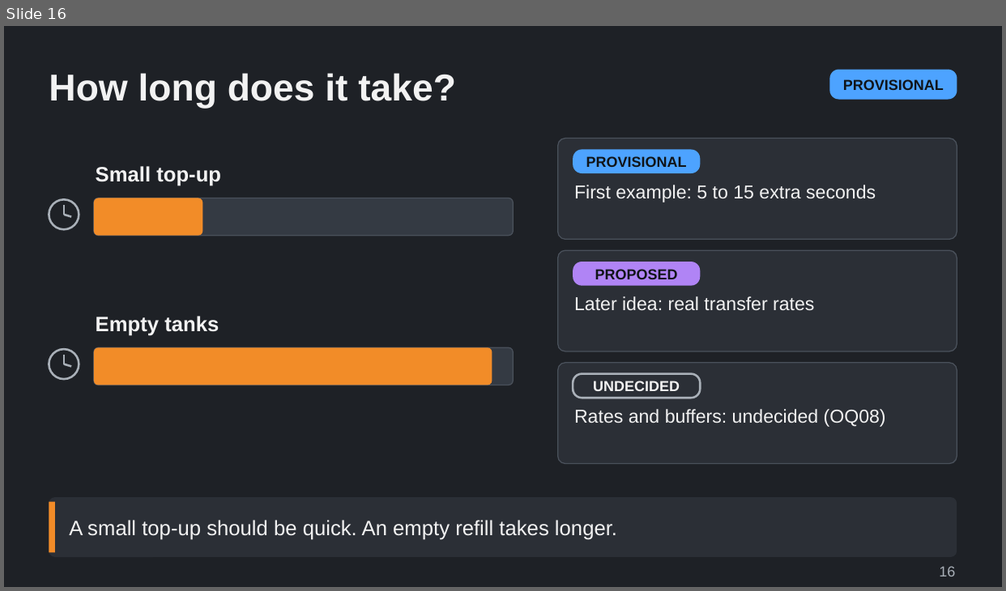
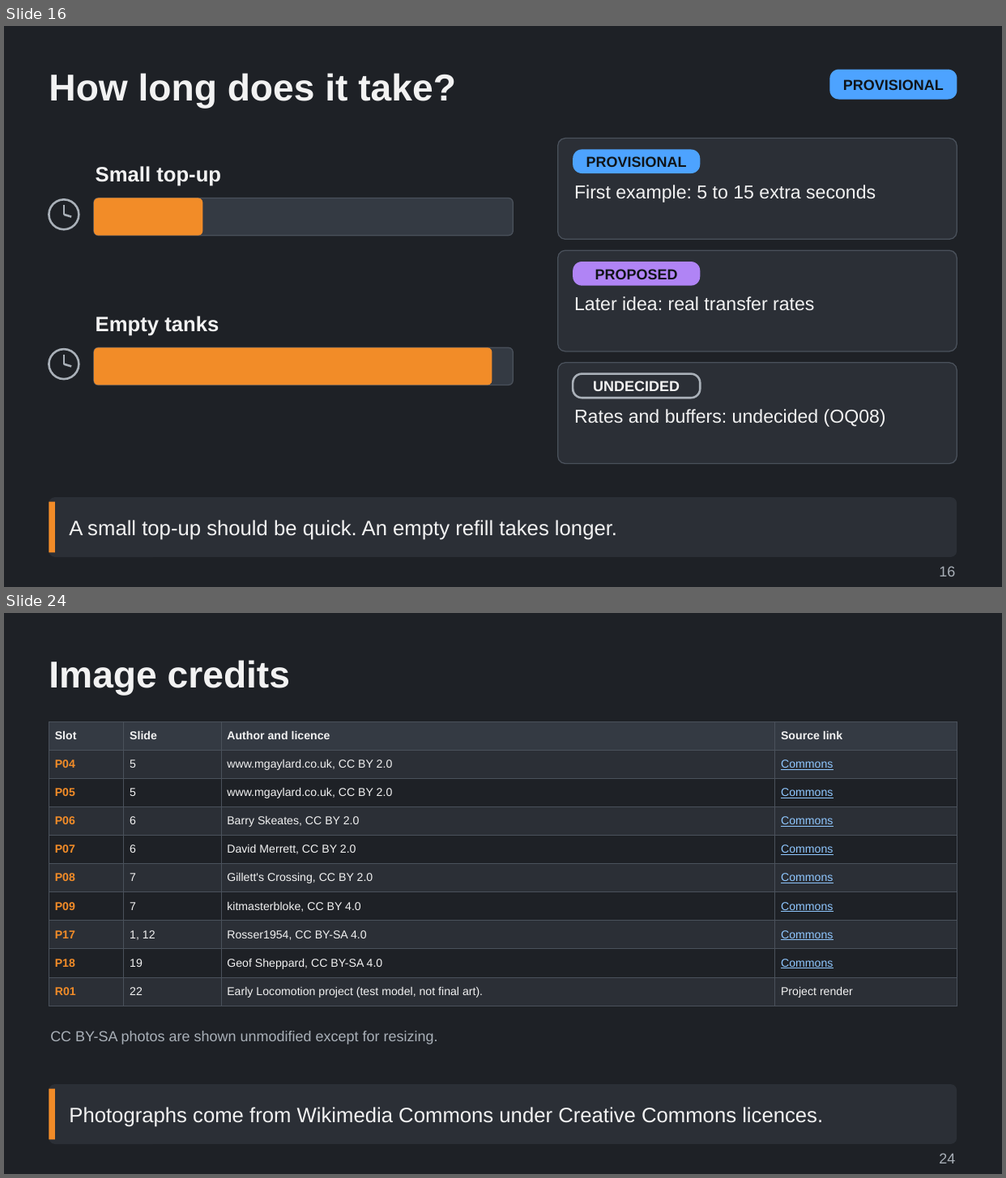
Before and after one commit to Tarenkookoo/Satisfactory---Early-Locomotion, a slide deck: Reporting/Claude Presents/Deck3_Servicing/Coal_Water_and_Servicing_Explained.pptx. Shown one above the other, each under a label of ours: slide 16 before the commit, slides 16 and 24 after it; the slides between them are not shown. The pictures are 1006x591 and 1006x1178 pixels, drawn with LibreOffice and Linux fonts; fonts in the diff are those of the drawing. Boxes give left, top, right and bottom in pixels: in the first picture for what was removed or moved away, otherwise in the second. Text is boxed around its words. In the diff, an @@ line names an element or a change of style, - is before the commit and + after.

```diff
--- a/Reporting/Claude Presents/Deck3_Servicing/Coal_Water_and_Servicing_Explained.pptx
+++ b/Reporting/Claude Presents/Deck3_Servicing/Coal_Water_and_Servicing_Explained.pptx
@@ slide 24 added at box(4, 613, 1002, 1174), background #1E2126 @@
@@ title added at box(49, 660, 290, 696), 36 pt, text #F2F2F2, bold @@
+Image credits
@@ table added at box(49, 722, 957, 1006), 10 rows, 4 columns @@
+Slot | Slide | Author and licence | Source link
+P04 | 5 | www.mgaylard.co.uk, CC BY 2.0 | Commons
+P05 | 5 | www.mgaylard.co.uk, CC BY 2.0 | Commons
+P06 | 6 | Barry Skeates, CC BY 2.0 | Commons
+P07 | 6 | David Merrett, CC BY 2.0 | Commons
+P08 | 7 | Gillett's Crossing, CC BY 2.0 | Commons
+P09 | 7 | kitmasterbloke, CC BY 4.0 | Commons
+P17 | 1, 12 | Rosser1954, CC BY-SA 4.0 | Commons
+P18 | 19 | Geof Sheppard, CC BY-SA 4.0 | Commons
+R01 | 22 | Early Locomotion project (test model, not final art). | Project render
@@ text added at box(50, 1031, 438, 1045), 14 pt, text #A9B0B8 @@
+CC BY-SA photos are shown unmodified except for resizing.
@@ rounded rectangle added at box(49, 1084, 957, 1144), fill #2B2F36 @@
@@ rectangle added at box(49, 1089, 55, 1140), fill #F28C28 @@
@@ text added at box(69, 1107, 823, 1127), 20 pt, text #F2F2F2 @@
+Photographs come from Wikimedia Commons under Creative Commons licences.
@@ text added at box(939, 1153, 955, 1164), 14 pt, text #A9B0B8 @@
+24
```
Also in this commit, not shown: 7 other slides added, 4 other files.
